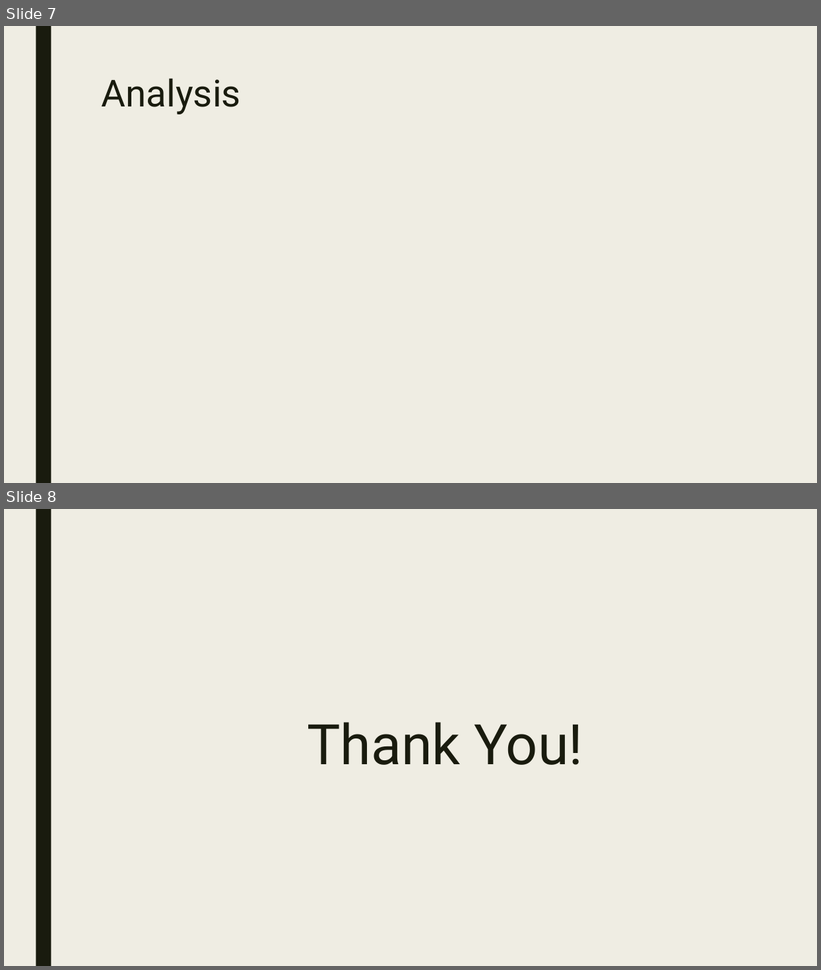
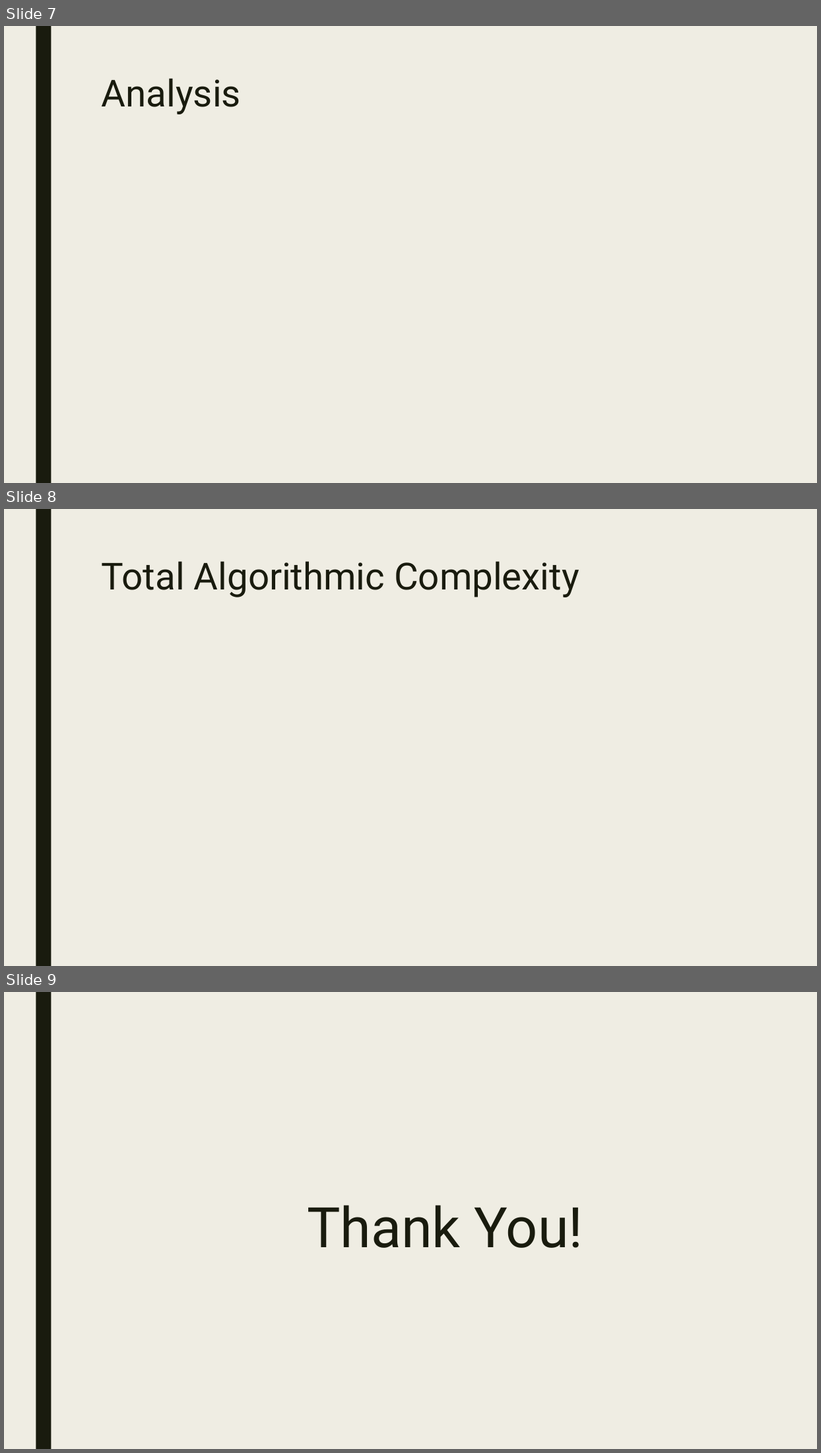
Before and after one commit to anish03/Escape-Problem, a slide deck: EscapeProblem.pptx. Shown one above the other, each under a label of ours: slides 7 and 8 before the commit, slides 7, 8 and 9 after it. The pictures are 821x970 and 821x1453 pixels, drawn with LibreOffice and Linux fonts; fonts in the diff are those of the drawing; grey boxes stand for pictures. Boxes give left, top, right and bottom in pixels: in the first picture for what was removed or moved away, otherwise in the second. Text is boxed around its words. In the diff, an @@ line names an element or a change of style, - is before the commit and + after.

```diff
--- a/EscapeProblem.pptx
+++ b/EscapeProblem.pptx
@@ slide 8 added at [4,509,817,966], background #EFEDE3; not listed: 1 template element that a slide beside it also shows @@
@@ title added at [102,561,580,597], 44 pt, text #191B0E @@
+Total Algorithmic Complexity
@@ what was slide 8 is now slide 9 @@
```
Also in this commit, not shown: 3 slides changed.
